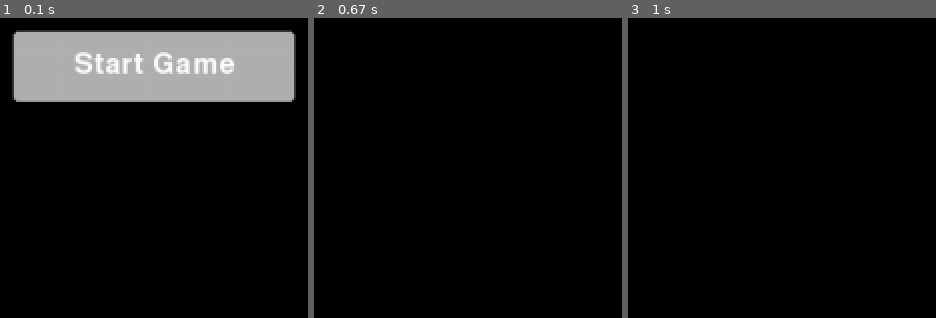
Above: before the commit, frames 1-3 (left to right).
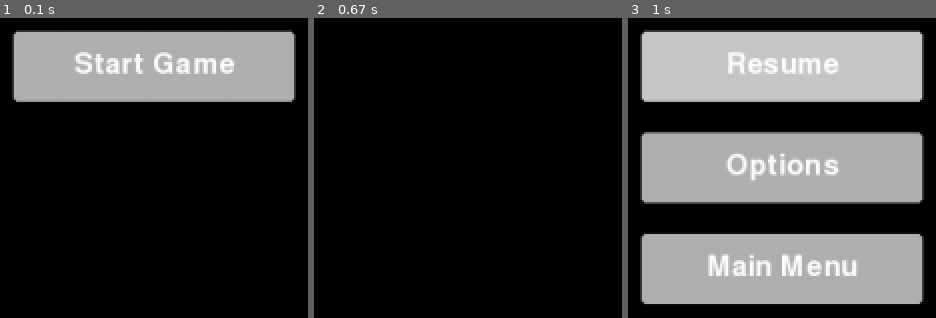
Above: after the commit, the same moments.

Repository: FosterSenpai/PygamePlatformer
Game: pygame game, started from src/main.py
Two runs of this game, one before a commit and one after it. Both use one fixed random seed, a clock stepped at 60 frames per second and the inputs below.
Inputs:
- Up to frame 1 (0.1 s): no input
- Up to frame 2 (0.67 s): click "Start Game" at 0.38 s
- Up to frame 3 (1 s): tap Esc at 0.67 s

Frames 1-2 are identical in both runs. In frame 3, 66% of the frame differs, in the area x 3-97%, y 4-96%.

Commit message:
feat(play_screen) implement pause functionality with overlay and button handling

Diff:
--- a/src/classes/screens/play_screen.py
+++ b/src/classes/screens/play_screen.py
@@ -1,5 +1,7 @@
 import pygame
 from ..levels.level_1 import Level1
+from .gui_components.button import Button
+import config
 
 class PlayScreen:
     def __init__(self, screen, player) -> None:
@@ -8,17 +10,71 @@
         self._bg_colour = (0,0,0)
         self._current_level = Level1()
         self._player = player
+        self.paused = False
+
+        # Pause buttons setup
+        self._button_width = 200
+        self._button_height = 50
+        self._button_text_size = 30
+        self._button_spacing = config.WINDOW_HEIGHT // 10
+        self._pause_buttons = [
+            Button(name="Resume",
+                   pos= (config.WINDOW_WIDTH // 2 - self._button_width // 2, config.WINDOW_HEIGHT // 2 - 100),
+                   width= self._button_width, height= self._button_height,
+                   base_colour= (177, 177, 177), hover_colour=(200, 200, 200),
+                   font= pygame.font.Font(None, self._button_text_size),
+                   text='Resume', text_colour='white',
+                   border_radius=3),
+            Button(name="Options",
+                   pos= (config.WINDOW_WIDTH // 2 - self._button_width // 2, config.WINDOW_HEIGHT // 2 - 100 + self._button_spacing),
+                   width= self._button_width, height= self._button_height,
+                   base_colour= (177, 177, 177), hover_colour=(200, 200, 200),
+                   font= pygame.font.Font(None, self._button_text_size),
+                   text='Options', text_colour='white',
+                   border_radius=3),
+            Button(name="MainMenu",
+                   pos= (config.WINDOW_WIDTH // 2 - self._button_width // 2, config.WINDOW_HEIGHT // 2 - 100 + (self._button_spacing * 2)),
+                   width= self._button_width, height= self._button_height,
+                   base_colour= (177, 177, 177), hover_colour=(200, 200, 200),
+                   font= pygame.font.Font(None, self._button_text_size),
+                   text='Main Menu', text_colour='white',
+                   border_radius=3)
+        ]
 
     def draw(self) -> None:
         # Prepare Screen
         self._screen.fill(self._bg_colour)
         pygame.display.set_caption(f"Platformer: {self._current_level.name}")
 
+        if self.paused:
+            # Draw pause overlay
+            for button in self._pause_buttons:
+                button.draw(self._screen)
+
     def update(self) -> None:
-        pass
+        if not self.paused:
+            pass # Only update game logic if not paused
 
     def handle_event(self, event):
-        # Send events to be handled by player, check for 'Pause' response.
-        player_result = self._player.handle_event(event)
-        if player_result == "Pause":
-            return player_result
+        if not self.paused: # Play screen events (Player, UI)
+            # Player event responses
+            player_result = self._player.handle_event(event)
+            if player_result == "Pause":
+                self.paused = not self.paused
+                print('pause')
+
+        else: # Handle pause overlay
+            # Key inputs
+            player_result = self._player.handle_event(event)
+            if player_result == "Pause":
+                self.paused = not self.paused
+            # Buttons
+            for button in self._pause_buttons:
+                button.check_hover(pygame.mouse.get_pos())
+                clicked = button.check_click(event)
+                if clicked:
+                    # Resume button handled here, rest handled by screen manager.
+                    if button.name == "Resume":
+                        self.paused = False
+                    else:
+                        return button.name
